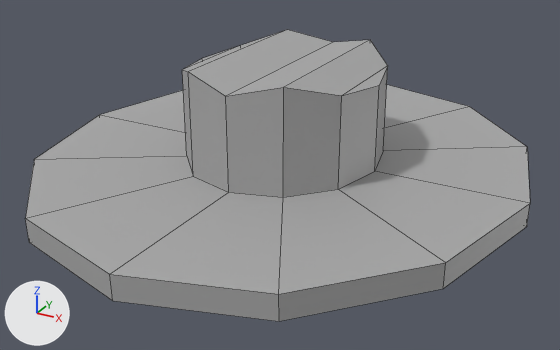
An edit to the FBX model Content/WildWildWest/SM/SM_Hat.fbx, drawn before and after from the same camera.
The view is the same before and after, from a camera (50 mm lens) standing at (0.141, -0.261, 0.119) and looking at (0.003, -0.009, -0.006). The lights are fixed; the arrows at lower left show +X, +Y and +Z. Mesh edges are drawn as thin lines. Where no turn or scale is listed for an object, it has been applied to the vertices.
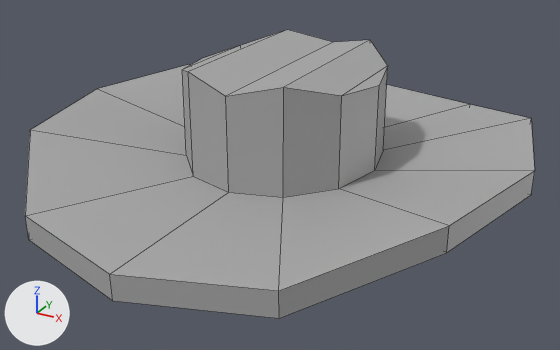
Boxes [x1, y1, x2, y2] around the edits, measured in the pictures (560 x 350 px; the box of a moved part takes in the faces that stretch with it):
```json
{"object": "pCylinder1", "change": "reshaped", "before": [25, 30, 530, 321], "after": [25, 30, 535, 318]}
{"part": 1, "of": "me_mesh", "change": "moved or reshaped", "before": [110, 85, 527, 321], "after": [110, 85, 531, 318]}
{"part": 2, "of": "me_mesh", "change": "moved or reshaped", "before": [339, 147, 530, 288], "after": [339, 119, 535, 253]}
{"part": 3, "of": "me_mesh", "change": "moved or reshaped", "before": [25, 156, 228, 301], "after": [25, 64, 228, 301]}
{"part": 4, "of": "me_mesh", "change": "moved or reshaped", "before": [35, 90, 187, 159], "after": [31, 64, 190, 155]}
```

Scene script edits in JSON lines:
```json
{"block": "me_mesh", "where": "me_mesh.from_pydata(...)  # 49 vertices, 54 faces; spans x -0.099..0.099, y -0.11..0.11, z -0.01..0.041"}
{"block": "me_mesh", "where": "# used by ob_pcylinder1; location = (0.0, 0.0, 0.0)"}
{"block": "me_mesh", "change": "me_mesh part 1: all 4 vertices in x 0.049, y -0.095..0.095, z -0.01..-0.001 are moved by (0.0, 0.0, 0.001)"}
{"block": "me_mesh", "change": "me_mesh part 2: all 6 vertices in x 0.086..0.099, y -0.055..0.055, z -0.01..-0.001 are moved by (0.0, 0.0, 0.013)"}
{"block": "me_mesh", "change": "me_mesh part 3: all 4 vertices in x -0.049, y -0.095..0.095, z -0.01..-0.001 are moved by (0.0, 0.0, 0.001)"}
{"block": "me_mesh", "change": "me_mesh part 4: all 6 vertices in x -0.099..-0.086, y -0.055..0.055, z -0.01..-0.001 are moved by (0.0, 0.0, 0.013)"}
```
